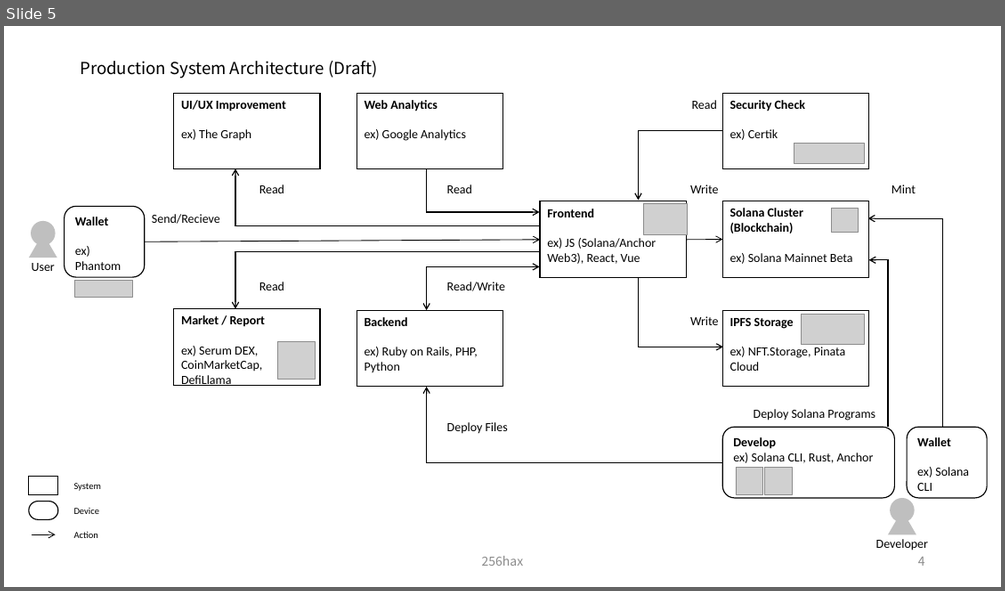
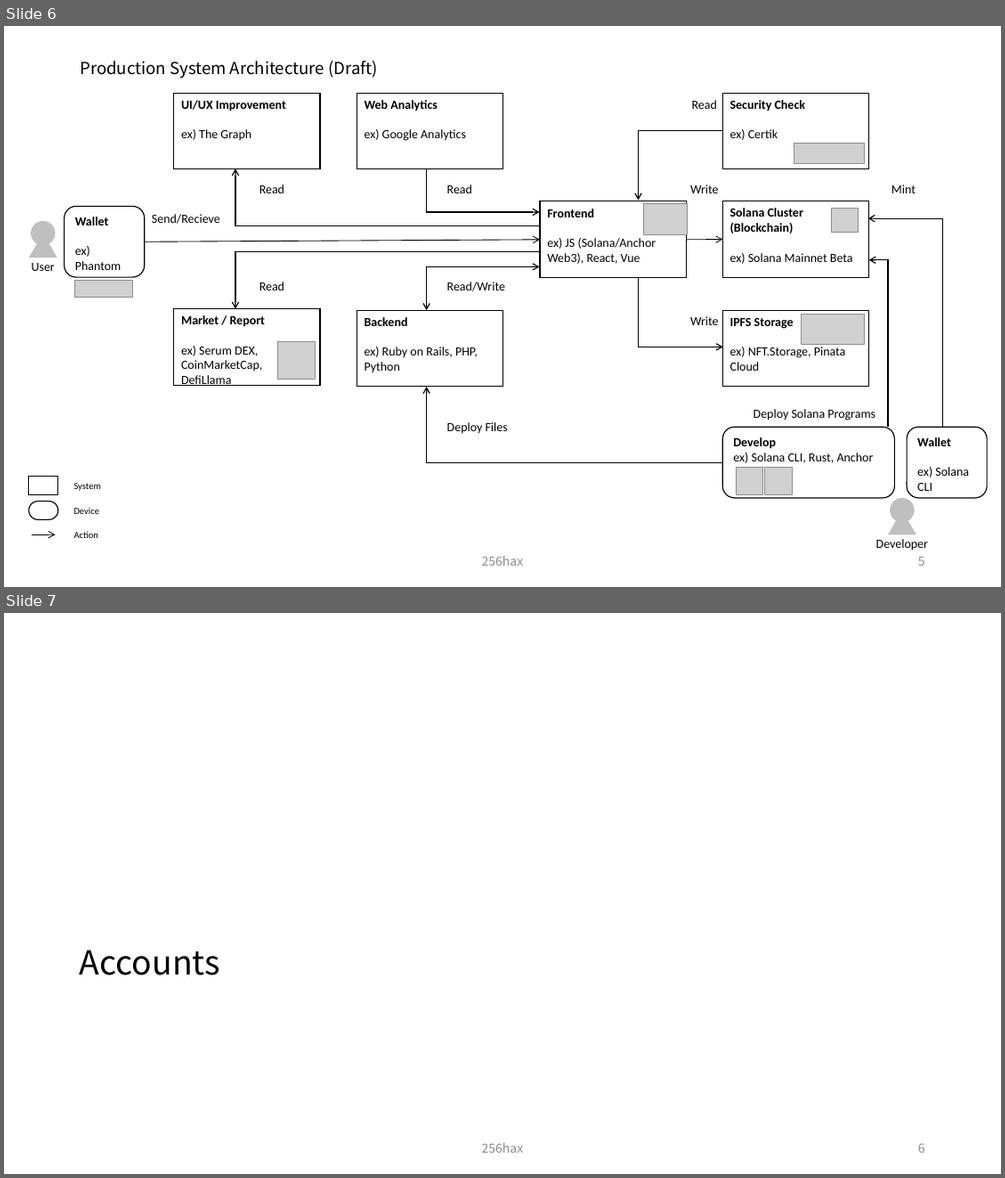
Before and after one commit to SmartGru25/Solana-React-Minimal, a slide deck: docs/Solana_Blockchain_Outline_Figure.pptx. Shown one above the other, each under a label of ours: slide 5 before the commit, slides 6 and 7 after it. The pictures are 1005x591 and 1005x1178 pixels, drawn with LibreOffice and Linux fonts; fonts in the diff are those of the drawing; grey boxes stand for pictures. Boxes give left, top, right and bottom in pixels: in the first picture for what was removed or moved away, otherwise in the second. Text is boxed around its words. In the diff, an @@ line names an element or a change of style, - is before the commit and + after.

```diff
--- a/docs/Solana_Blockchain_Outline_Figure.pptx
+++ b/docs/Solana_Blockchain_Outline_Figure.pptx
@@ slide 7 added at [4,613,1001,1174], background #FFFFFF @@
@@ title added at [80,949,220,975], 32 pt, text #000000 @@
+Accounts
@@ text added at [482,1143,524,1152], 12 pt, text #8C8C8C @@
+256hax
@@ page number added at [918,1143,925,1152], 12 pt, text #8C8C8C @@
+6
@@ what was slide 5 is now slide 6 @@
@@ page number at [918,556,925,565]: text changed @@
-4
+5
```
Also in this commit, not shown: 3 slides changed, 3 other slides added, 1 other file.
